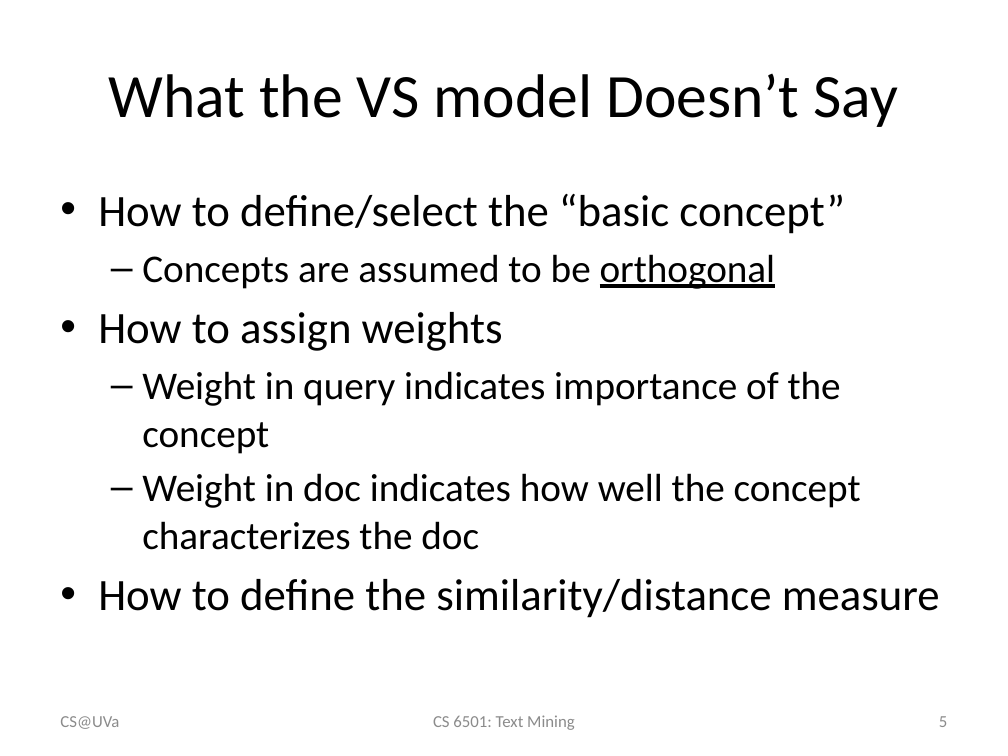
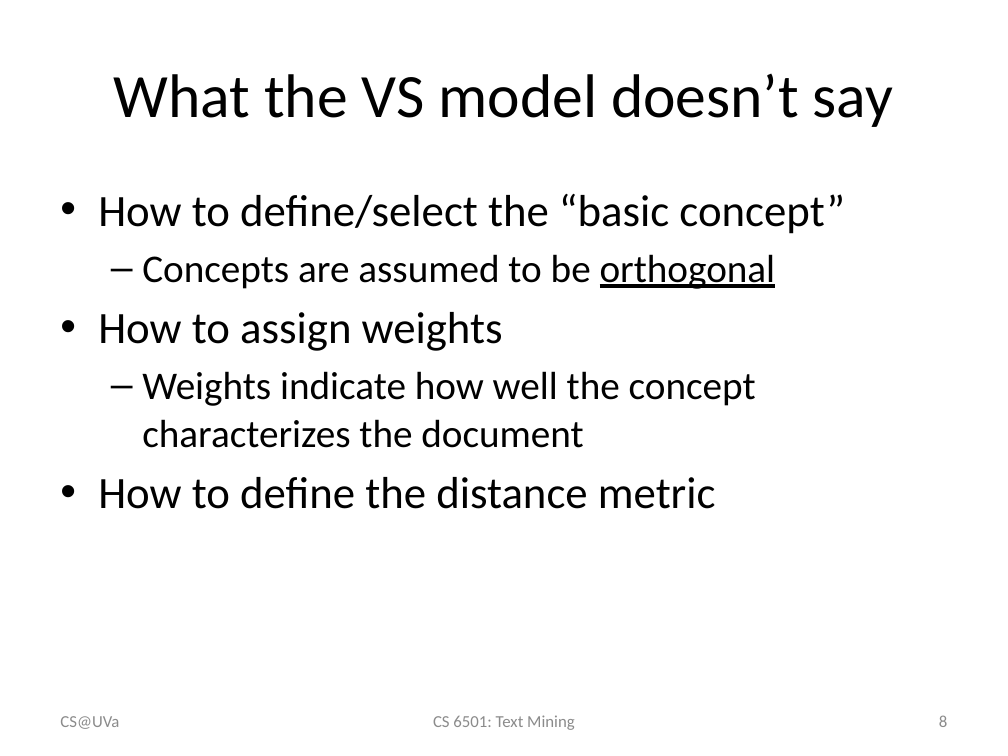
Before and after one commit to wang296/CS6501-Text-Mining, a slide deck: slide 8 of docs/VS model.pptx (slide 5 before the commit). Drawn at 1008x756 pixels with LibreOffice and Linux fonts; fonts in the diff are those of the drawing. Boxes give left, top, right and bottom in pixels: in the first picture for what was removed or moved away, otherwise in the second. Text is boxed around its words. In the diff, an @@ line names an element or a change of style, - is before the commit and + after.

```diff
--- a/docs/VS model.pptx
+++ b/docs/VS model.pptx
@@ title at bbox=[114, 74, 893, 127]: text changed @@
-What the VS model Doesn’t Say
+What the VS model doesn’t say
@@ text at bbox=[98, 371, 756, 509]: text changed @@
-  – Weight in query indicates importance of the concept
-  – Weight in doc indicates how well the concept characterizes the doc
-• How to define the similarity/distance measure
+  – Weights indicate how well the concept characterizes the document
+• How to define the distance metric
@@ page number at bbox=[939, 715, 947, 727]: text changed @@
-5
+8
```
Also in this commit, not shown: 30 other slides changed, 4 slides added, 2 other files.
